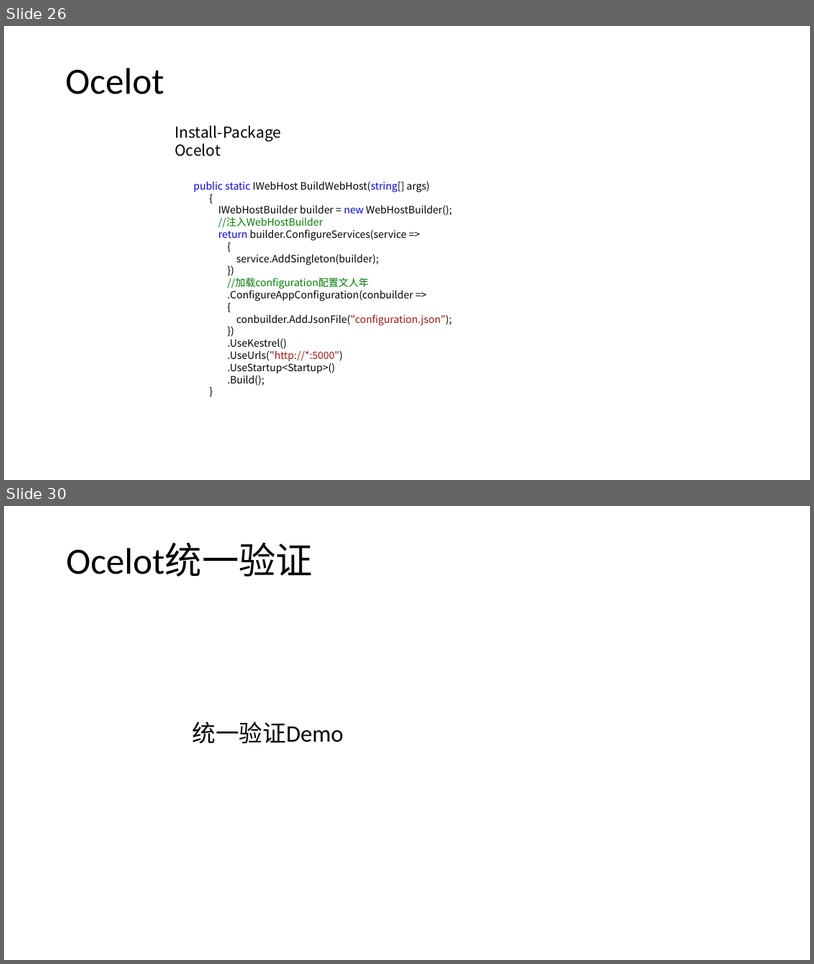
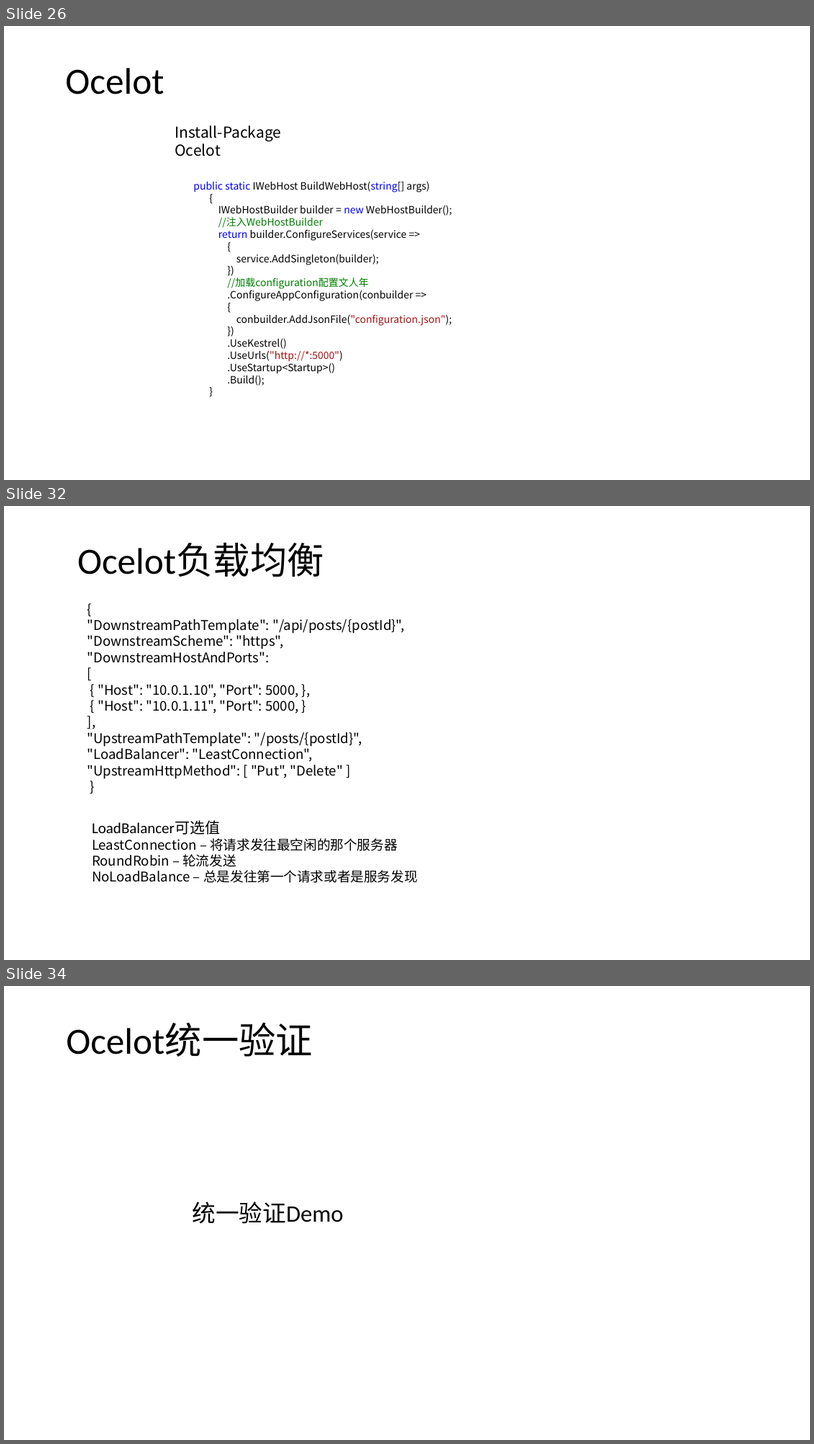
Before and after one commit to axzxs2001/HisMicroserviceSample, a slide deck: HisMicroserviceSample/Doc/基于.net core微服务.pptx. Shown one above the other, each under a label of ours: slides 26 and 30 before the commit, slides 26, 32 and 34 after it; the slides between them are not shown. The pictures are 814x964 and 814x1444 pixels, drawn with LibreOffice and Linux fonts; fonts in the diff are those of the drawing; background and template pictures are left out. Boxes give left, top, right and bottom in pixels: in the first picture for what was removed or moved away, otherwise in the second. Text is boxed around its words. In the diff, an @@ line names an element or a change of style, - is before the commit and + after.

```diff
--- a/HisMicroserviceSample/Doc/基于.net core微服务.pptx
+++ b/HisMicroserviceSample/Doc/基于.net core微服务.pptx
@@ slide 32 added at bbox=[4, 506, 810, 960], background picture (left out) @@
@@ title added at bbox=[77, 543, 324, 577], 44 pt, text #000000 @@
+Ocelot负载均衡
@@ text added at bbox=[88, 619, 404, 779], 16 pt, text #000000 @@
+{
+"DownstreamPathTemplate": "/api/posts/{postId}", "DownstreamScheme": "https",
+"DownstreamHostAndPorts":
+[
+{ "Host": "10.0.1.10", "Port": 5000, },
+{ "Host": "10.0.1.11", "Port": 5000, }
+],
+"UpstreamPathTemplate": "/posts/{postId}",
+"LoadBalancer": "LeastConnection",
+"UpstreamHttpMethod": [ "Put", "Delete" ]
+}
@@ text added at bbox=[92, 820, 418, 883], 16 pt, text #000000 @@
+LoadBalancer可选值
+LeastConnection – 将请求发往最空闲的那个服务器
+RoundRobin – 轮流发送
+NoLoadBalance – 总是发往第一个请求或者是服务发现
@@ what was slide 30 is now slide 34 @@
```
Also in this commit, not shown: 3 slides changed, 3 other slides added, 1 slide removed, 4 other files.
